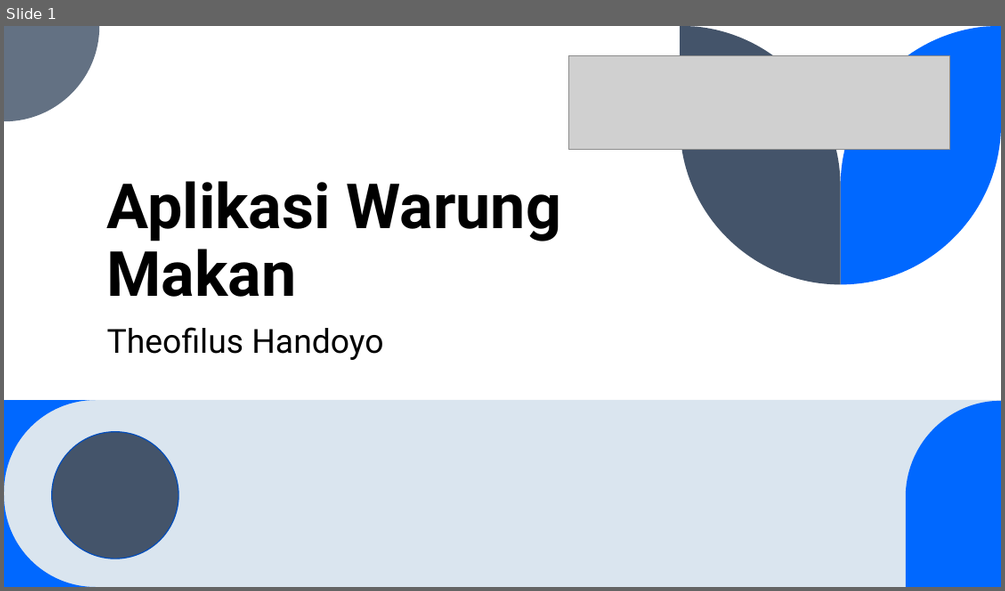
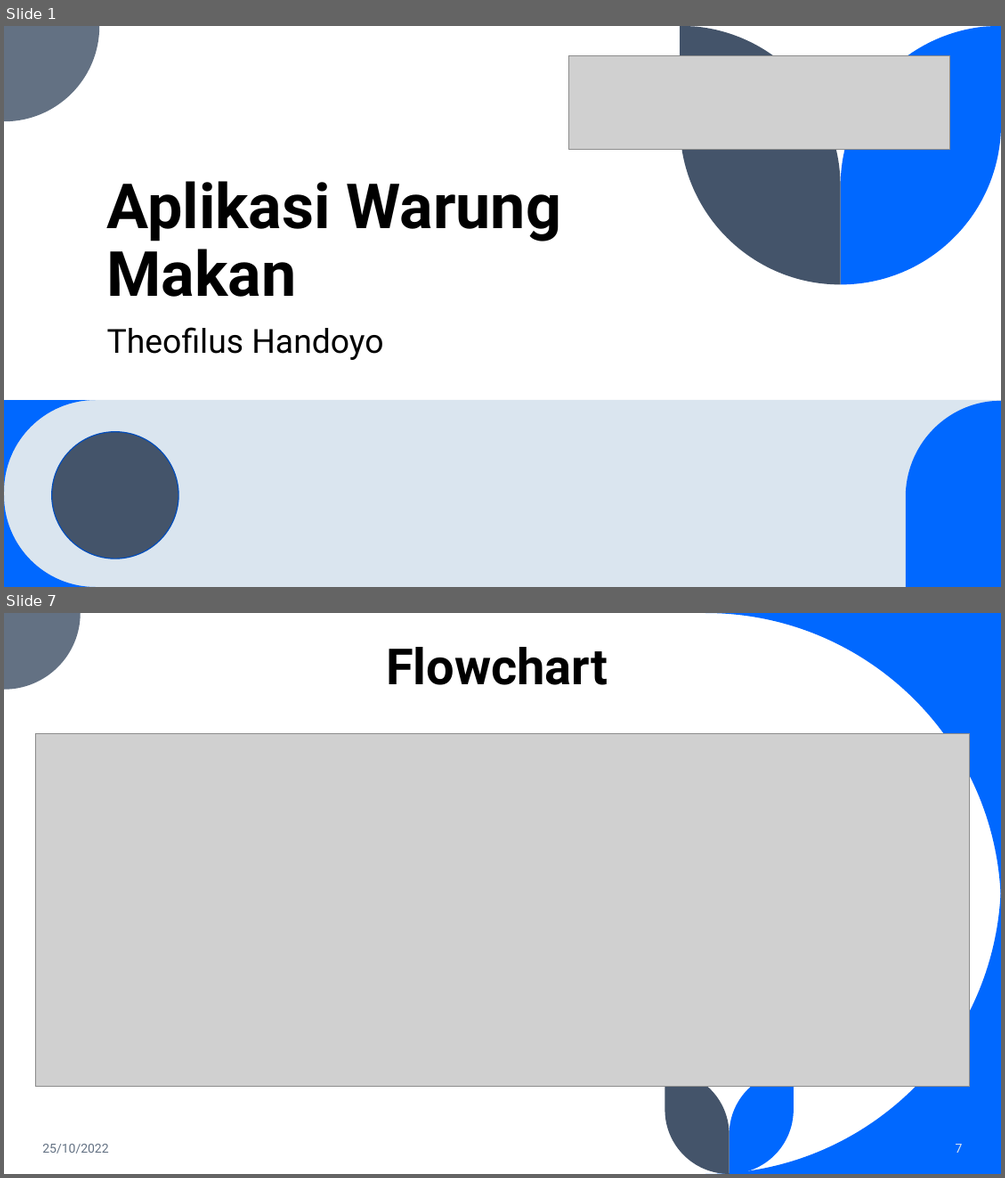
Before and after one commit to Theofilush/warung-makan, a slide deck: documentation/Aplikasi Warung Makan.pptx. Shown one above the other, each under a label of ours: slide 1 before the commit, slides 1 and 7 after it; the slides between them are not shown. The pictures are 1005x591 and 1005x1178 pixels, drawn with LibreOffice and Linux fonts; fonts in the diff are those of the drawing; grey boxes stand for pictures. Boxes give left, top, right and bottom in pixels: in the first picture for what was removed or moved away, otherwise in the second. Text is boxed around its words. In the diff, an @@ line names an element or a change of style, - is before the commit and + after.

```diff
--- a/documentation/Aplikasi Warung Makan.pptx
+++ b/documentation/Aplikasi Warung Makan.pptx
@@ slide 7 added at box(4, 613, 1001, 1174), background #FFFFFF @@
@@ freeform shape added at box(4, 613, 81, 690), fill #637183 @@
@@ freeform shape added at box(705, 613, 1001, 908), fill #0068FF @@
@@ title added at box(386, 647, 607, 685), 48 pt, text #000000, bold @@
+Flowchart
@@ picture added at box(35, 733, 971, 1086) @@
@@ freeform shape added at box(705, 878, 1001, 1174), fill #0068FF @@
@@ freeform shape added at box(665, 1070, 729, 1174), fill #44546A @@
@@ freeform shape added at box(729, 1070, 794, 1174), fill #0068FF @@
@@ text added at box(42, 1143, 108, 1153), 12 pt, text #637183 @@
+25/10/2022
@@ page number added at box(955, 1143, 963, 1152), 12 pt, text #DAE5EF @@
+7
```
Also in this commit, not shown: 10 slides changed, 6 other slides added, 4 slides removed, 13 other files.
